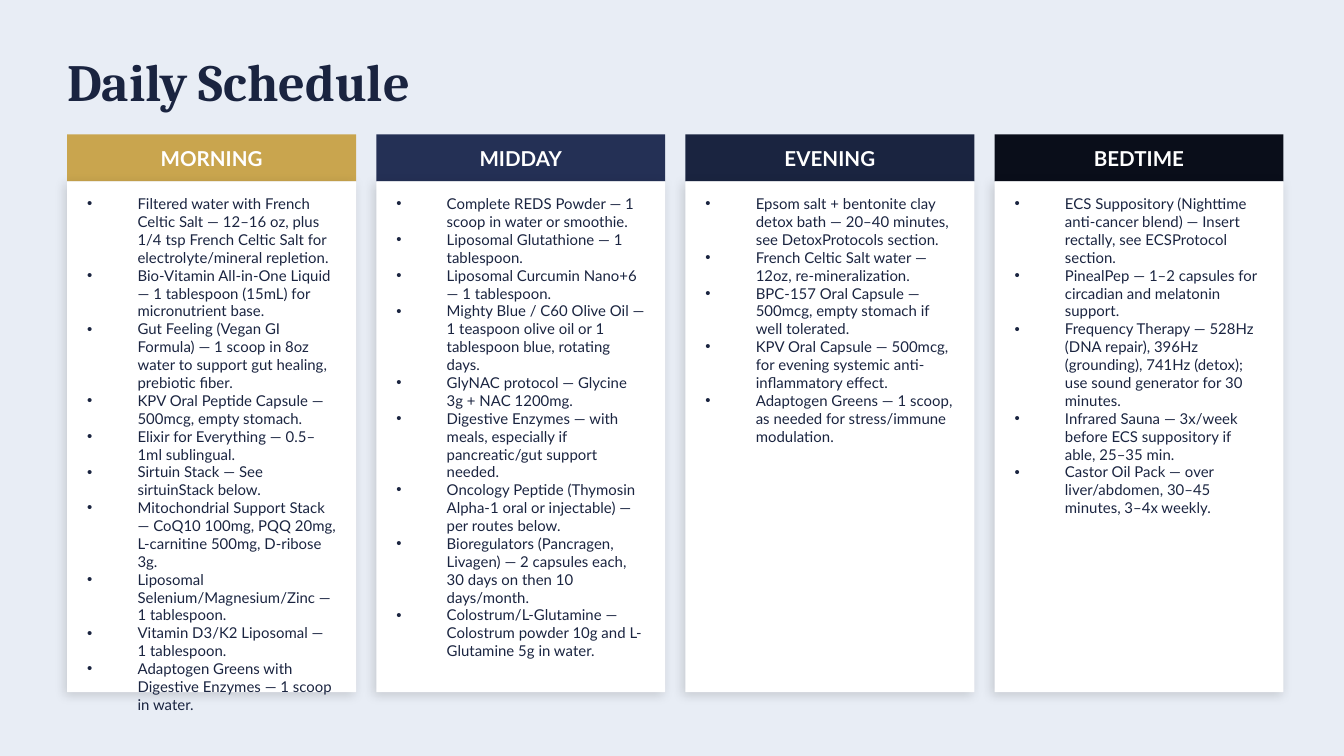
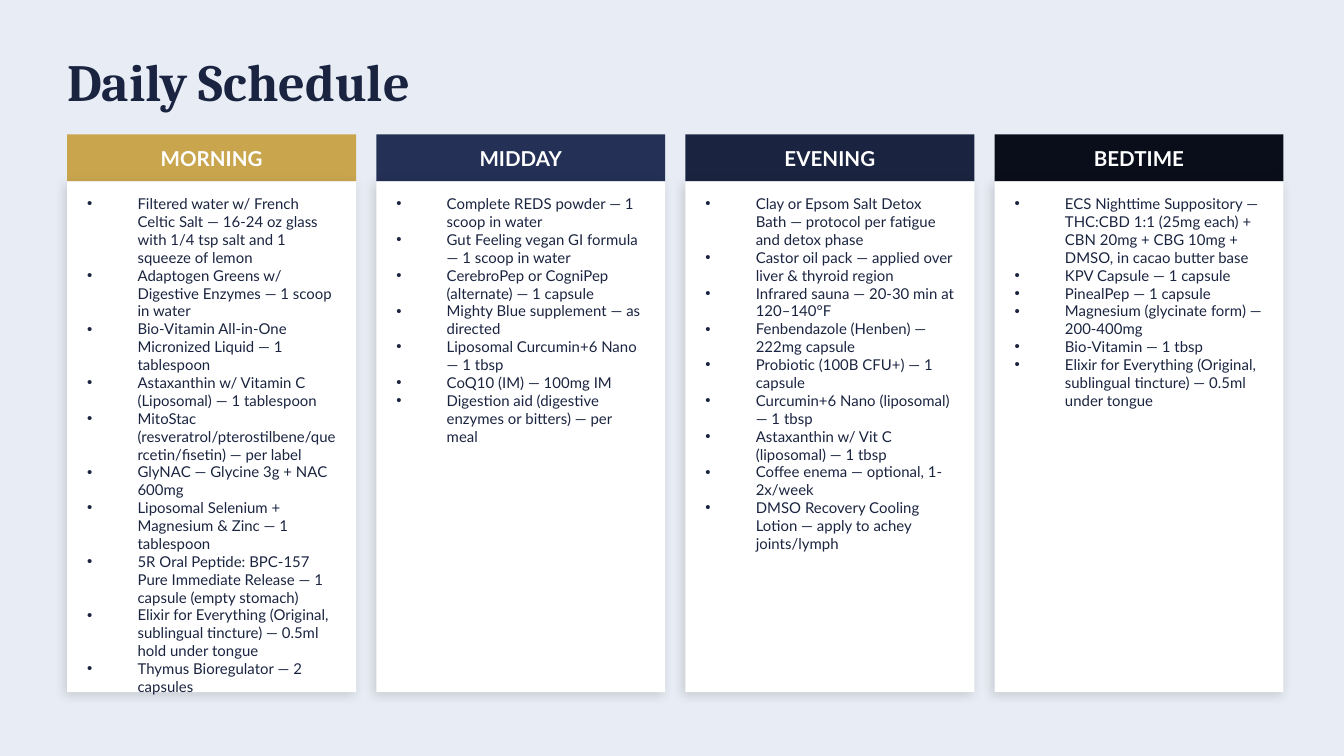
Before and after one commit to bfiveash22/ALLIO-ON-REPLIT, a slide deck: slide 27 of artifacts/api-server/generated-protocols/Annette_Gomer_Protocol_Presentation.pptx (slide 8 before the commit). Drawn at 1344x756 pixels with LibreOffice and Linux fonts; fonts in the diff are those of the drawing. Boxes give left, top, right and bottom in pixels: in the first picture for what was removed or moved away, otherwise in the second. Text is boxed around its words. In the diff, an @@ line names an element or a change of style, - is before the commit and + after.

```diff
--- a/artifacts/api-server/generated-protocols/Annette_Gomer_Protocol_Presentation.pptx
+++ b/artifacts/api-server/generated-protocols/Annette_Gomer_Protocol_Presentation.pptx
@@ text at [138, 198, 336, 695]: text changed @@
-• Filtered water with French Celtic Salt — 12–16 oz, plus 1/4 tsp French Celtic Salt for electrolyte/mineral repletion.
-• Bio-Vitamin All-in-One Liquid — 1 tablespoon (15mL) for micronutrient base.
-• Gut Feeling (Vegan GI Formula) — 1 scoop in 8oz water to support gut healing, prebiotic fiber.
-• KPV Oral Peptide Capsule — 500mcg, empty stomach.
-• Elixir for Everything — 0.5–1ml sublingual.
-• Sirtuin Stack — See sirtuinStack below.
-• Mitochondrial Support Stack — CoQ10 100mg, PQQ 20mg, L-carnitine 500mg, D-ribose 3g.
-• Liposomal Selenium/Magnesium/Zinc — 1 tablespoon.
-• Vitamin D3/K2 Liposomal — 1 tablespoon.
-• Adaptogen Greens with Digestive Enzymes — 1 scoop in water.
+• Filtered water w/ French Celtic Salt — 16-24 oz glass with 1/4 tsp salt and 1 squeeze of lemon
+• Adaptogen Greens w/ Digestive Enzymes — 1 scoop in water
+• Bio-Vitamin All-in-One Micronized Liquid — 1 tablespoon
+• Astaxanthin w/ Vitamin C (Liposomal) — 1 tablespoon
+• MitoStac (resveratrol/pterostilbene/quercetin/fisetin) — per label
+• GlyNAC — Glycine 3g + NAC 600mg
+• Liposomal Selenium + Magnesium & Zinc — 1 tablespoon
+• 5R Oral Peptide: BPC-157 Pure Immediate Release — 1 capsule (empty stomach)
+• Elixir for Everything (Original, sublingual tincture) — 0.5ml hold under tongue
+• Thymus Bioregulator — 2 capsules
@@ text at [447, 198, 640, 442]: text changed @@
-• Complete REDS Powder — 1 scoop in water or smoothie.
-• Liposomal Glutathione — 1 tablespoon.
-• Liposomal Curcumin Nano+6 — 1 tablespoon.
-• Mighty Blue / C60 Olive Oil — 1 teaspoon olive oil or 1 tablespoon blue, rotating days.
-• GlyNAC protocol — Glycine 3g + NAC 1200mg.
-• Digestive Enzymes — with meals, especially if pancreatic/gut support needed.
-• Oncology Peptide (Thymosin Alpha-1 oral or injectable) — per routes below.
-• Bioregulators (Pancragen, Livagen) — 2 capsules each, 30 days on then 10 days/month.
-• Colostrum/L-Glutamine — Colostrum powder 10g and L-Glutamine 5g in water.
+• Complete REDS powder — 1 scoop in water
+• Gut Feeling vegan GI formula — 1 scoop in water
+• CerebroPep or CogniPep (alternate) — 1 capsule
+• Mighty Blue supplement — as directed
+• Liposomal Curcumin+6 Nano — 1 tbsp
+• CoQ10 (IM) — 100mg IM
+• Digestion aid (digestive enzymes or bitters) — per meal
@@ text at [756, 198, 954, 552]: text changed @@
-• Epsom salt + bentonite clay detox bath — 20–40 minutes, see DetoxProtocols section.
-• French Celtic Salt water — 12oz, re-mineralization.
-• BPC-157 Oral Capsule — 500mcg, empty stomach if well tolerated.
-• KPV Oral Capsule — 500mcg, for evening systemic anti-inflammatory effect.
-• Adaptogen Greens — 1 scoop, as needed for stress/immune modulation.
+• Clay or Epsom Salt Detox Bath — protocol per fatigue and detox phase
+• Castor oil pack — applied over liver & thyroid region
+• Infrared sauna — 20-30 min at 120–140°F
+• Fenbendazole (Henben) — 222mg capsule
+• Probiotic (100B CFU+) — 1 capsule
+• Curcumin+6 Nano (liposomal) — 1 tbsp
+• Astaxanthin w/ Vit C (liposomal) — 1 tbsp
+• Coffee enema — optional, 1-2x/week
+• DMSO Recovery Cooling Lotion — apply to achey joints/lymph
@@ text at [1065, 198, 1256, 409]: text changed @@
-• ECS Suppository (Nighttime anti-cancer blend) — Insert rectally, see ECSProtocol section.
-• PinealPep — 1–2 capsules for circadian and melatonin support.
-• Frequency Therapy — 528Hz (DNA repair), 396Hz (grounding), 741Hz (detox); use sound generator for 30 minutes.
-• Infrared Sauna — 3x/week before ECS suppository if able, 25–35 min.
-• Castor Oil Pack — over liver/abdomen, 30–45 minutes, 3–4x weekly.
+• ECS Nighttime Suppository — THC:CBD 1:1 (25mg each) + CBN 20mg + CBG 10mg + DMSO, in cacao butter base
+• KPV Capsule — 1 capsule
+• PinealPep — 1 capsule
+• Magnesium (glycinate form) — 200-400mg
+• Bio-Vitamin — 1 tbsp
+• Elixir for Everything (Original, sublingual tincture) — 0.5ml under tongue
```
Also in this commit, not shown: 3 other slides changed, 27 slides added, 26 slides removed, 10 other files.
